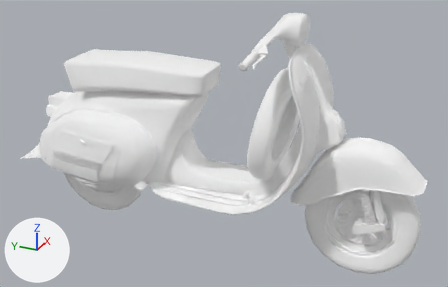
A saved change to the glTF model modello_3d/vespa.gltf.
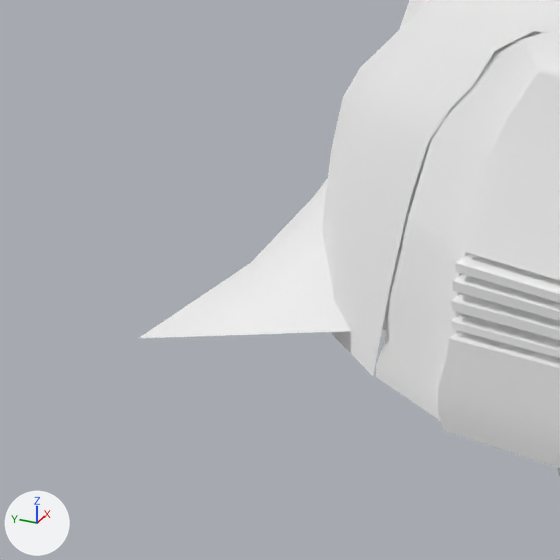
The first picture shows the older version from a 50 mm camera at (-9.16, -4.43, 6.59) aimed at (-0.02, -0.32, 2.01). The close-ups show both versions on the part from 1% to 14% of the width and 43% to 63% of the height of that picture; other places that the commit changed are outside them. Lighting does not change. The marker at lower left points along +X, +Y and +Z. Where no turn or scale is listed for an object, it has been applied to the vertices. Vertices at the same position are counted once.

Names of what the first close-up shows: 'sinistro', 'sportello', 'telaio1'.
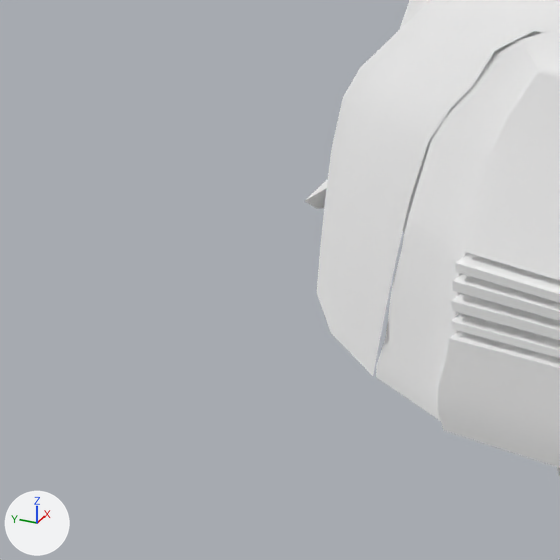
Location of each change, (x1, y1, x2, y2) in pixels of the close-ups (560 x 560 px):
'telaio1', reshaped: before (140, 0, 542, 338); after (305, 0, 542, 209)
part 1 of me_telaio9shape1, cut back: before (140, 171, 422, 338); after (305, 181, 327, 209)

Diff of the bpy script that builds the scene:
```diff
--- a/modello_3d/vespa.gltf.py
+++ b/modello_3d/vespa.gltf.py
@@ me_telaio9shape1 @@
 # used by ob_telaio1; location = (0.0, 0.0, 0.0)
-me_telaio9shape1.from_pydata(...)  # 3577 vertices, 7094 faces; spans x -0.92..0.87, y -2.08..3.84, z 1.1..4.08
+me_telaio9shape1.from_pydata(...)  # 3550 vertices, 7033 faces; spans x -0.92..0.87, y -2.08..3.74, z 1.1..4.08
+# me_telaio9shape1 part 1
+# 37 vertices are removed from x -0.65..0.63, y 3.16..3.84, z 1.17..1.49
+# 82 faces are deleted
+# 2 vertices move from x -0.26..0.35, y 3.52..3.6, z 1.46..1.47 to x -0.21..0.3, y 3.52..3.6, z 1.46..1.47
+# 10 vertices are added at x -0.31..0.37, y 3.41..3.74, z 1.27..1.49
+# 21 new faces join them
 me_telaio9shape1.materials.append(mat_telaio_1)
```
